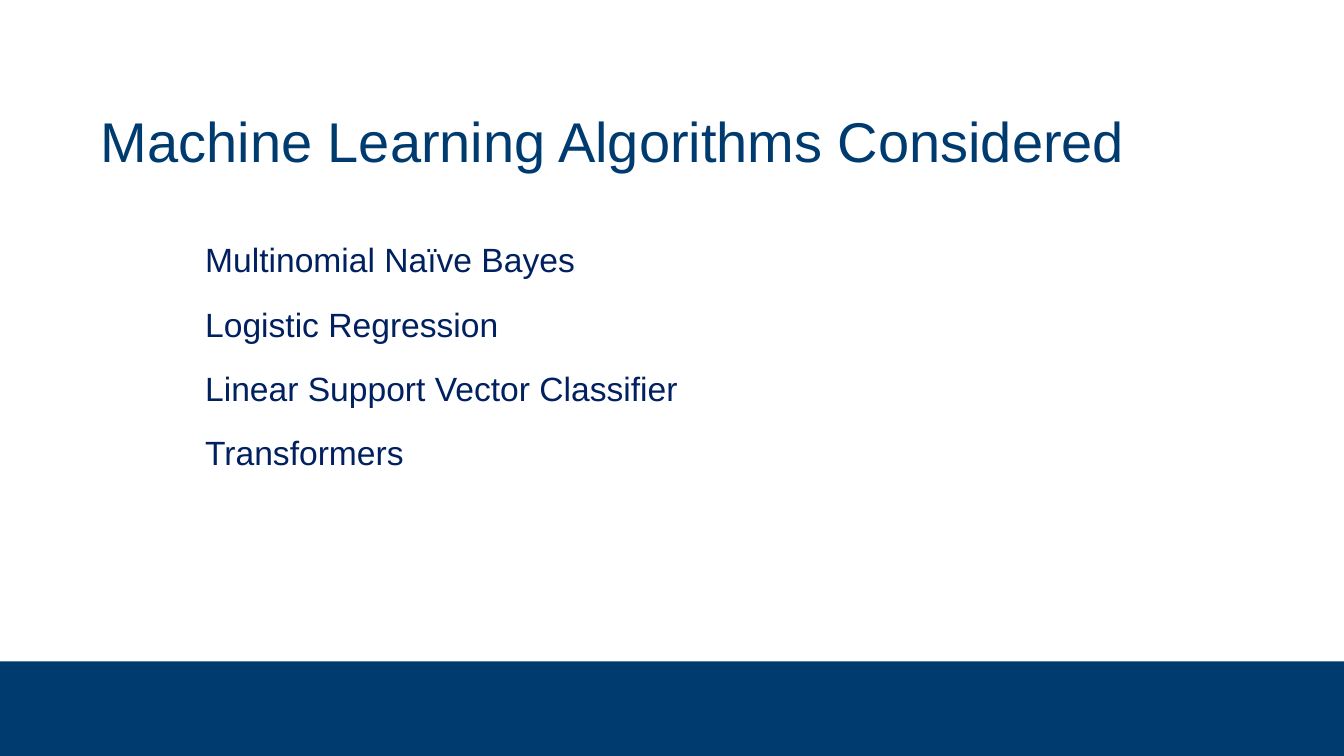
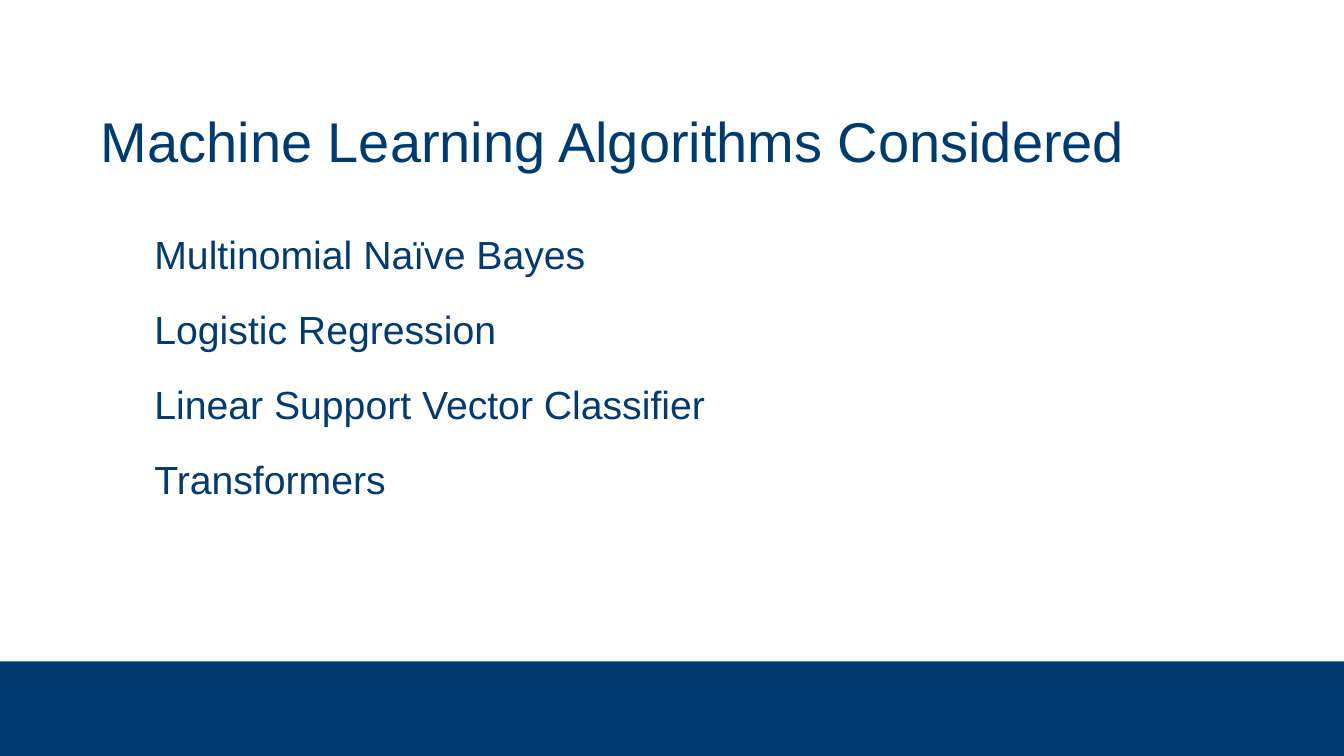
Before and after one commit to subsystem3/project, a slide deck: slide 18 of Final-Project-Team-2.pptx (slide 19 before the commit). Drawn at 1344x756 pixels with LibreOffice and Linux fonts; fonts in the diff are those of the drawing; background and template pictures are left out. Boxes give left, top, right and bottom in pixels: in the first picture for what was removed or moved away, otherwise in the second. Text is boxed around its words. In the diff, an @@ line names an element or a change of style, - is before the commit and + after.

```diff
--- a/Final-Project-Team-2.pptx
+++ b/Final-Project-Team-2.pptx
@@ text "Multinomial Naïve Bayes": place and size @@
-text "Multinomial Naïve Bayes" at bbox=[205, 247, 677, 466]
+text "Multinomial Naïve Bayes" at bbox=[154, 240, 705, 495]
@@ text "Multinomial Naïve Bayes" at bbox=[154, 240, 705, 495]: size 24 to 28 pt, text colour #002060 to #033B70 @@
```
Also in this commit, not shown: 3 other slides changed, 1 slide removed.
